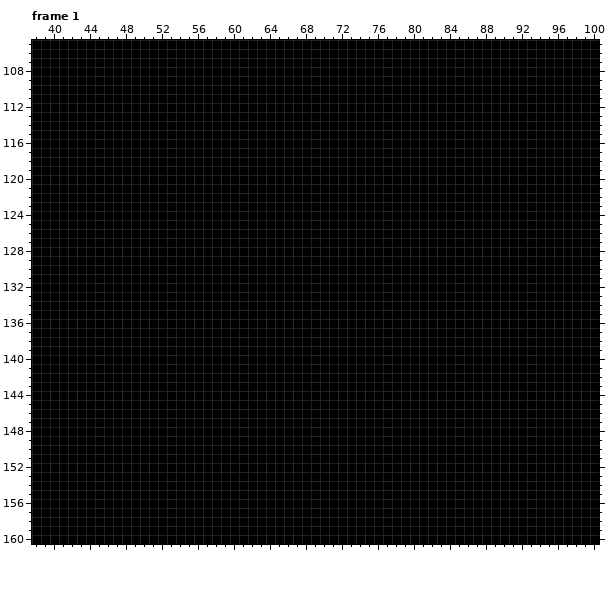
Two states of a pixel-art file, Images/Art White/tilesets.aseprite. This is how it looked before the edit.
465x300 pixels, 1 frame. Colours within 5 levels of each other are drawn and written as one. Shown: frame 1: x 38..100, y 105..160. The commit also changed other frames or places, which this record leaves out.
And afterwards:
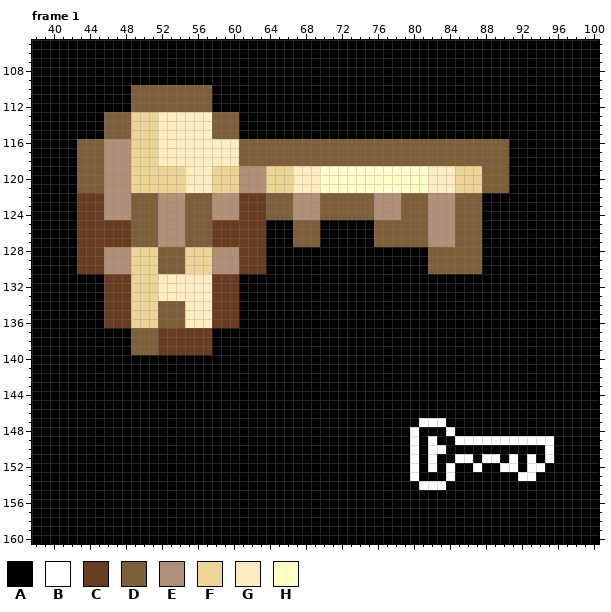
Palette (. is transparent): A #000000  B #ffffff  C #683c20  D #7f5e3a  E #b29078  F #ecd496  G #ffedc1  H #ffffc9
The edit:
Frame 1, layer "Layer 2":
y 110..112: x 49..57 AAAAAAAAA -> DDDDDDDDD
y 113..115: x 46..60 AAAAAAAAAAAAAAA -> DDDFFFGGGGGGDDD
y 116..118: x 43..90 AAAAAAAAAAAAAAAAAAAAAAAAAAAAAAAAAAAAAAAAAAAAAAAA -> DDDEEEFFFGGGGGGGGGDDDDDDDDDDDDDDDDDDDDDDDDDDDDDD
y 119..121: x 43..90 AAAAAAAAAAAAAAAAAAAAAAAAAAAAAAAAAAAAAAAAAAAAAAAA -> DDDEEEFFFFFFGGGFFFEEEFFFGGGHHHHHHHHHHHHGGGFFFDDD
y 122..124: x 43..87 AAAAAAAAAAAAAAAAAAAAAAAAAAAAAAAAAAAAAAAAAAAAA -> CCCEEEDDDEEEDDDEEECCCDDDEEEDDDDDDEEEDDDEEEDDD
y 125..127: x 43..63 AAAAAAAAAAAAAAAAAAAAA -> CCCCCCDDDEEEDDDCCCCCC; x 67..69 AAA -> DDD; x 76..87 AAAAAAAAAAAA -> DDDDDDEEEDDD
y 128..130: x 43..63 AAAAAAAAAAAAAAAAAAAAA -> CCCEEEFFFDDDFFFEEECCC; x 82..87 AAAAAA -> DDDDDD
y 131..133: x 46..60 AAAAAAAAAAAAAAA -> CCCFFFGGGGGGCCC
y 134..136: x 46..60 AAAAAAAAAAAAAAA -> CCCFFFDDDGGGCCC
y 137..139: x 49..57 AAAAAAAAA -> DDDCCCCCC
y 147: x 81..83 AAA -> BBB
y 148: x 80 A -> B; x 84 A -> B
y 149: x 80 A -> B; x 82 A -> B; x 85..95 AAAAAAAAAAA -> BBBBBBBBBBB
y 150: x 80 A -> B; x 82..83 AA -> BB; x 95 A -> B
y 151: x 80 A -> B; x 82 A -> B; x 85..86 AA -> BB; x 88..89 AA -> BB; x 91 A -> B; x 93 A -> B; x 95 A -> B
y 152: x 80 A -> B; x 82 A -> B; x 84 A -> B; x 87 A -> B; x 90..91 AA -> BB; x 93..94 AA -> BB
y 153: x 80 A -> B; x 84 A -> B; x 92..93 AA -> BB
y 154: x 81..83 AAA -> BBB
Pixel boxes of the changes (left, top, right, bottom) in both pictures:
changed: (77, 85, 509, 355)
changed: (410, 418, 554, 490)
